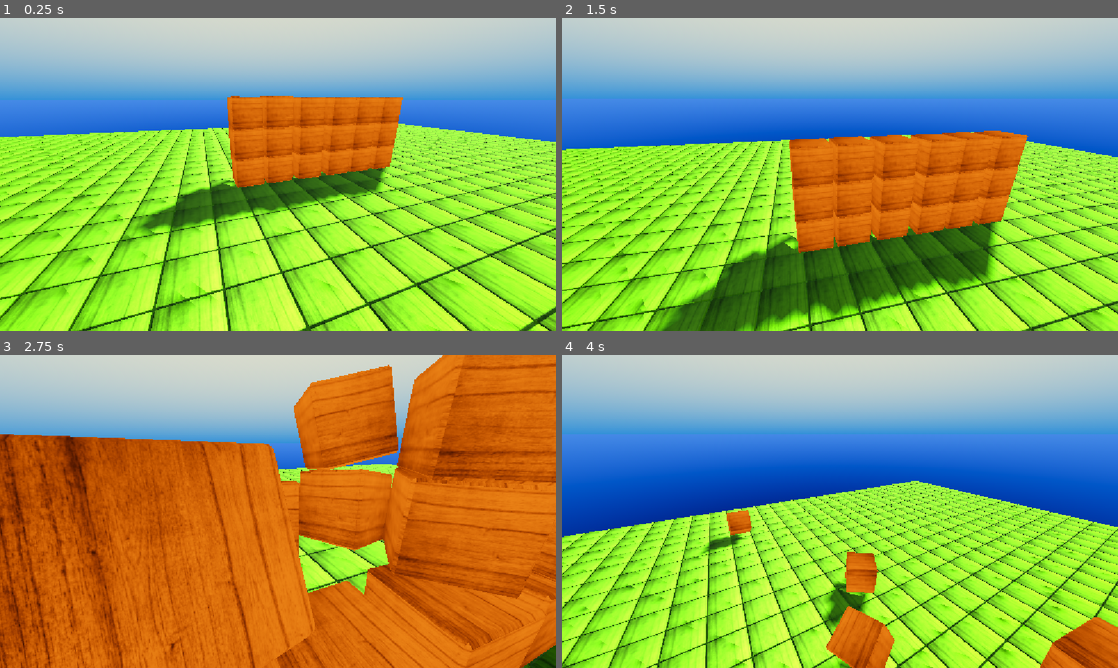
Above: before the commit, frames 1-4 (two rows, left to right).
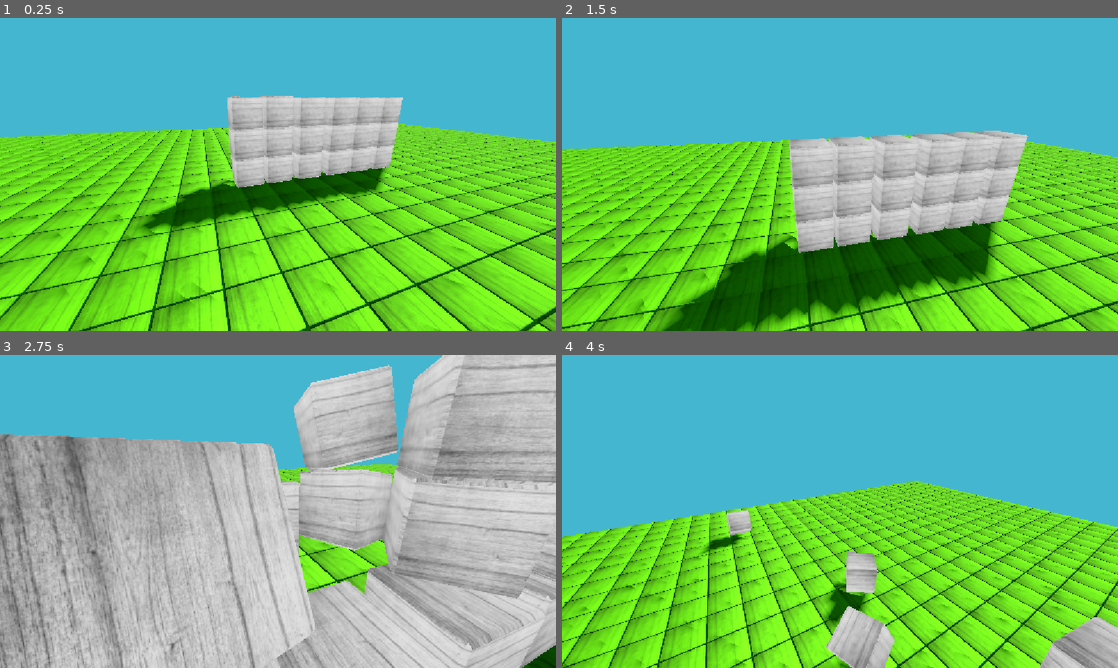
Above: after the commit, the same moments.

Repository: ArtuursK/gd-fps-template
Game: Godot game, scene res://level.tscn
Two runs of this game, one before a commit and one after it. Both use one fixed random seed, a clock stepped at 60 frames per second and the inputs below.
Inputs (mouse positions are in pixels of both pictures, inside the frame that each line leads up to):
- Up to frame 1 (0.25 s): no input
- Up to frame 2 (1.5 s): move the mouse to (867, 174) at 0.52 s; hold W (move_forward) from 0.53 s (still down); tap E (grab) at 0.6 s; tap Space (jump) at 0.77 s; move the mouse to (812, 174) at 1.27 s; click (812, 174) at 1.35 s
- Up to frame 3 (2.75 s): keep holding W (move_forward); tap Space (jump) at 1.52 s; move the mouse to (289, 505) at 2.02 s; tap E (grab) at 2.1 s
- Up to frame 4 (4 s): keep holding W (move_forward); move the mouse to (834, 517) at 2.77 s; click (834, 517) at 2.85 s; tap Space (jump) at 3.02, 3.77 s; move the mouse to (878, 514) at 3.52 s; tap E (grab) at 3.6 s

The runs differ from the first frame. In frame 1, 92% of the frame differs, in the area x 0-100%, y 0-100%; in frame 2, 91%; in frame 3, 99%; in frame 4, 94%.

Commit message:
Update main level scene environment

Diff:
--- a/cube_rigidbody.tscn
+++ b/cube_rigidbody.tscn
@@ -11,7 +11,6 @@
 specular_mode = 2
 disable_ambient_light = true
 disable_fog = true
-albedo_color = Color(1, 0.4745098, 0, 1)
 albedo_texture = ExtResource("1")
 
 [node name="cube_rigidbody" type="RigidBody3D"]
--- a/level.tscn
+++ b/level.tscn
@@ -6,28 +6,18 @@
 [ext_resource type="Script" uid="uid://dyomep2h3s5e6" path="res://level.gd" id="6"]
 [ext_resource type="PackedScene" uid="uid://bftavngs5kq7e" path="res://cube_rigidbody.tscn" id="7"]
 
-[sub_resource type="ProceduralSkyMaterial" id="ProceduralSkyMaterial_fiix7"]
-sky_top_color = Color(0.99569374, 0.9533691, 0.6975512, 1)
-sky_horizon_color = Color(0.17254902, 0.49019608, 0.84313726, 1)
-ground_bottom_color = Color(0.03529412, 0.03529412, 0.19607843, 1)
-ground_horizon_color = Color(0.18725663, 0.46666777, 0.9766026, 1)
-ground_curve = 0.25
-
-[sub_resource type="Sky" id="1"]
-sky_material = SubResource("ProceduralSkyMaterial_fiix7")
-radiance_size = 0
-
 [sub_resource type="Environment" id="Environment_jpjfl"]
-background_mode = 2
-sky = SubResource("1")
-ambient_light_color = Color(1, 1, 1, 1)
-ambient_light_sky_contribution = 0.5
-tonemap_mode = 3
+background_mode = 1
+background_color = Color(0.27058825, 0.7137255, 0.8156863, 1)
 tonemap_white = 6.0
 glow_levels/7 = 1.0
 glow_strength = 0.79
 glow_bloom = 1.0
 glow_blend_mode = 0
+fog_mode = 1
+fog_light_energy = 1.54
+fog_sun_scatter = 0.78
+fog_depth_begin = 5.5
 
 [sub_resource type="BoxShape3D" id="4"]
 
Not shown: 1 places in level.tscn that only renumber resources
